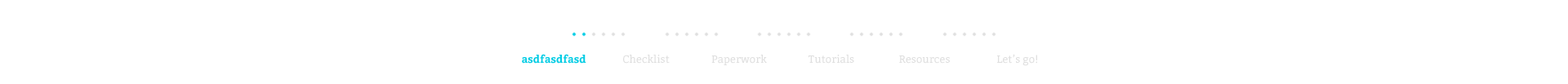
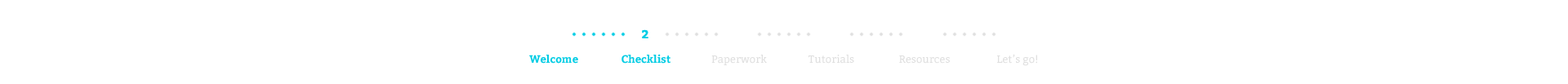
Comparing the layer stacks of the two w=1568, h=84 images. Changes:
painted on "Layer 10 copy" over [591, 31, 626, 37]
painted on "2" over [641, 29, 649, 39]
painted on "Checklist" over [621, 53, 672, 64]
renamed "asdfasdfasd" to "Welcome", painted on it over [521, 53, 587, 64]
